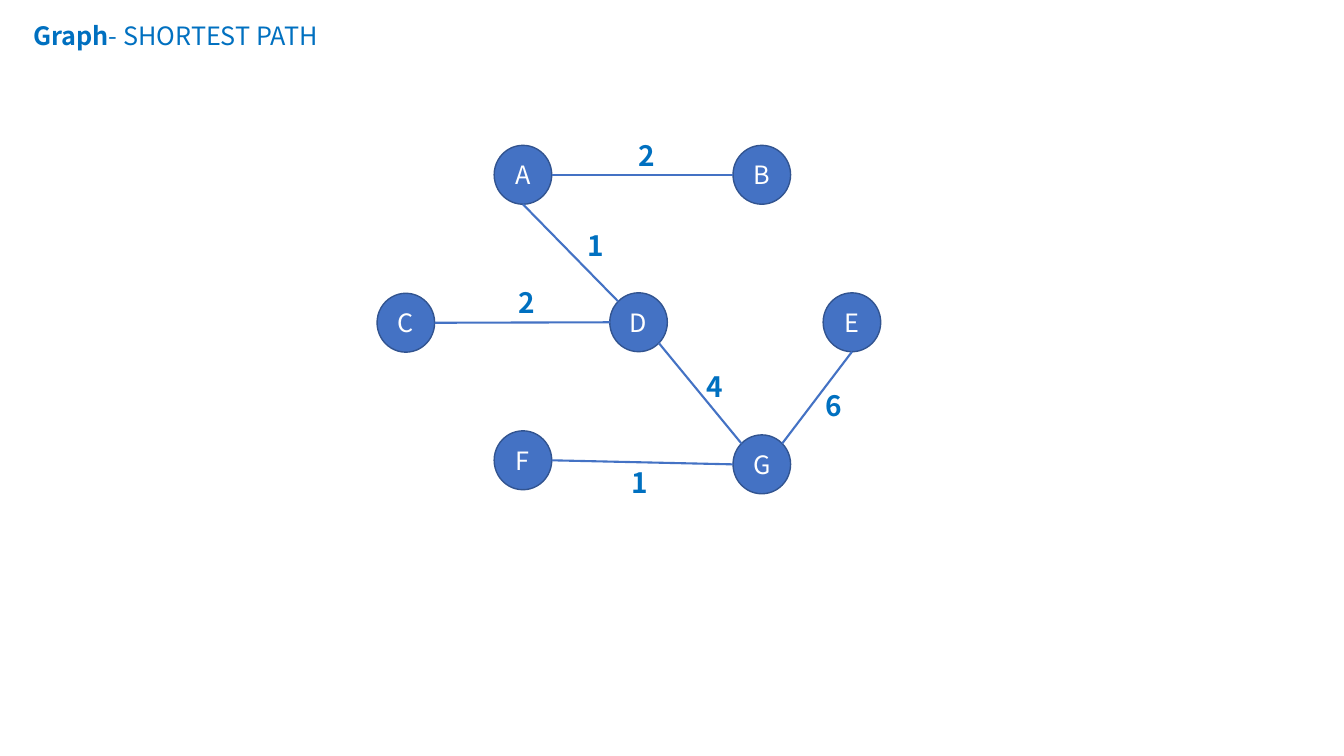
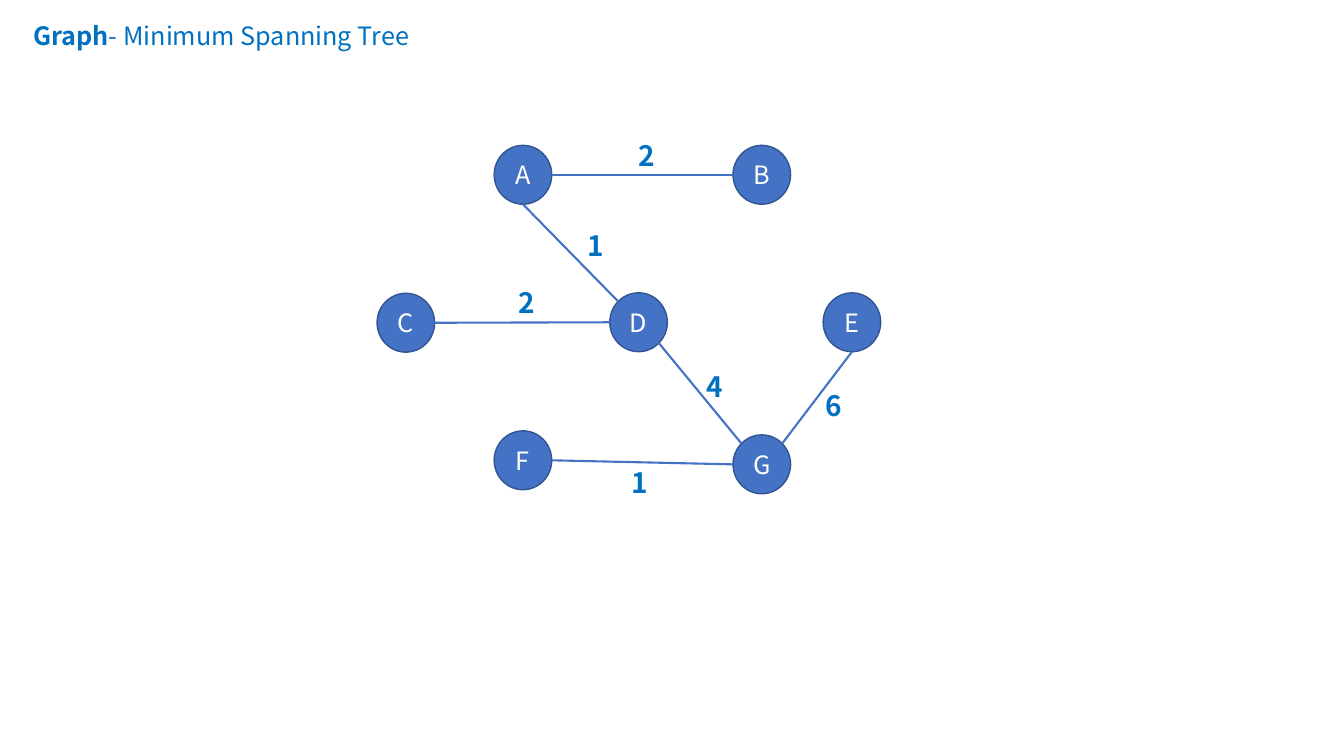
Before and after one commit to online-books/Data-Structures-and-Algorithm-Analysis-in-TS, a slide deck: slide 2 of Assets/visualization.pptx. Drawn at 1344x756 pixels with LibreOffice and Linux fonts; fonts in the diff are those of the drawing. Boxes give left, top, right and bottom in pixels: in the first picture for what was removed or moved away, otherwise in the second. Text is boxed around its words. In the diff, an @@ line names an element or a change of style, - is before the commit and + after.

```diff
--- a/Assets/visualization.pptx
+++ b/Assets/visualization.pptx
@@ text at bbox=[33, 25, 409, 52]: text changed @@
-Graph- SHORTEST PATH
+Graph- Minimum Spanning Tree
```
Also in this commit, not shown: 2 other slides changed, 2 slides added, 8 other files.
